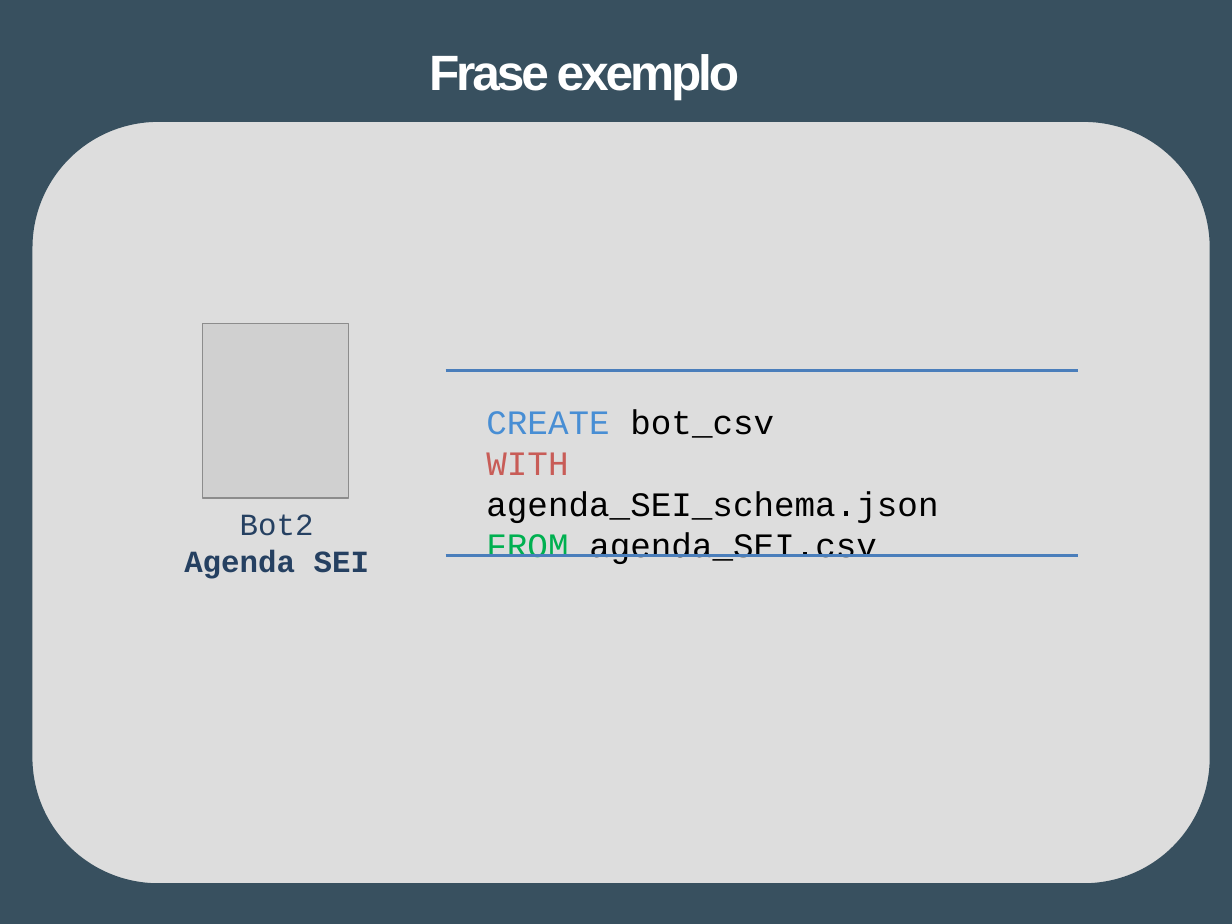
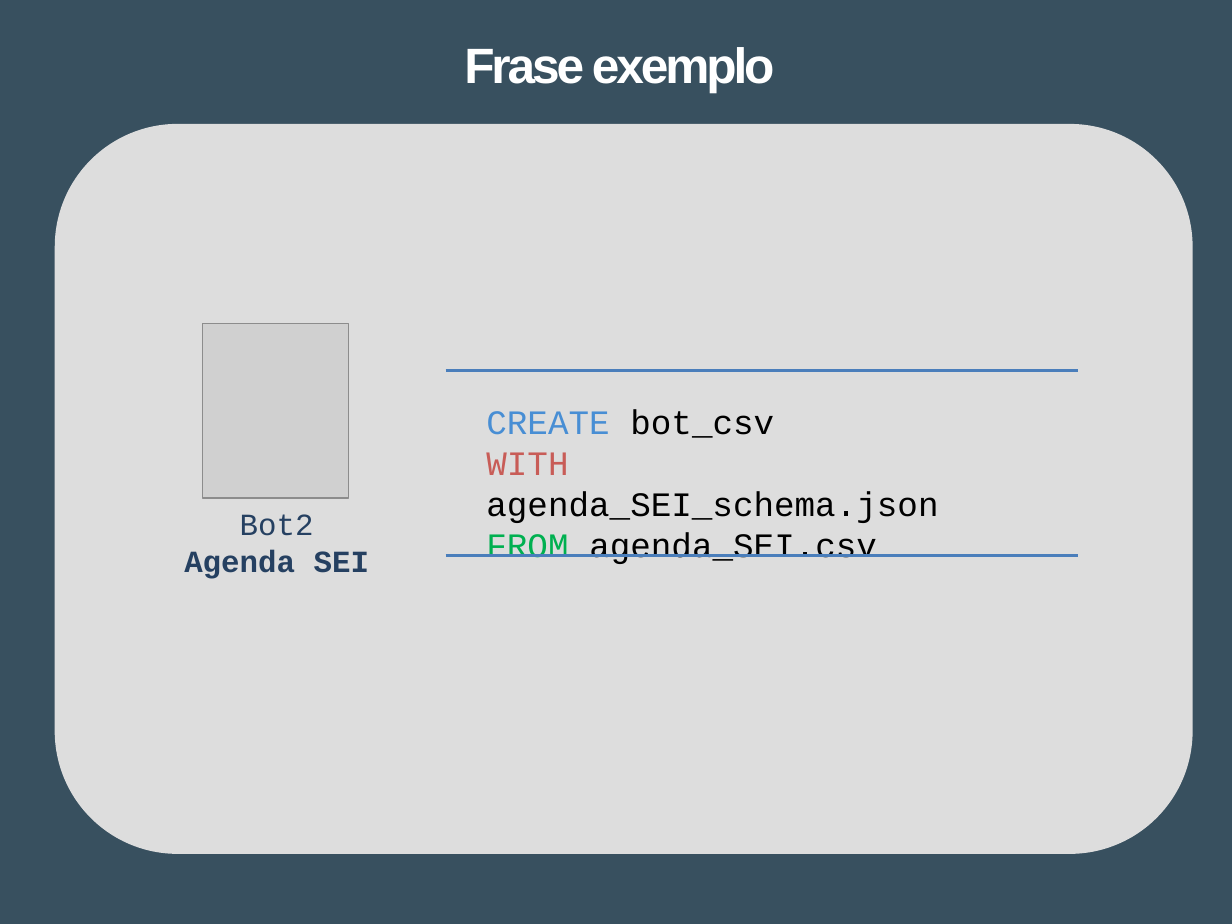
Before and after one commit to Tibblue/PLC, a slide deck: slide 7 of LEI/apresentações/checkpoint2/apresLEI_grupo47.pptx. Drawn at 1232x924 pixels with LibreOffice and Linux fonts; fonts in the diff are those of the drawing; grey boxes stand for pictures. Boxes give left, top, right and bottom in pixels: in the first picture for what was removed or moved away, otherwise in the second. Text is boxed around its words. In the diff, an @@ line names an element or a change of style, - is before the commit and + after.

```diff
--- a/LEI/apresentações/checkpoint2/apresLEI_grupo47.pptx
+++ b/LEI/apresentações/checkpoint2/apresLEI_grupo47.pptx
@@ title "Frase exemplo" moved from (x1=429, y1=54, x2=740, y2=100) to (x1=464, y1=47, x2=775, y2=92) @@
@@ rounded rectangle resized from (x1=31, y1=121, x2=1211, y2=886) to (x1=57, y1=126, x2=1191, y2=853) @@
@@ rounded rectangle at (x1=57, y1=126, x2=1191, y2=853): outline #38505F 2 pt to #DDDDDD 2 pt @@
```
Also in this commit, not shown: 15 other slides changed, 2 slides removed.
